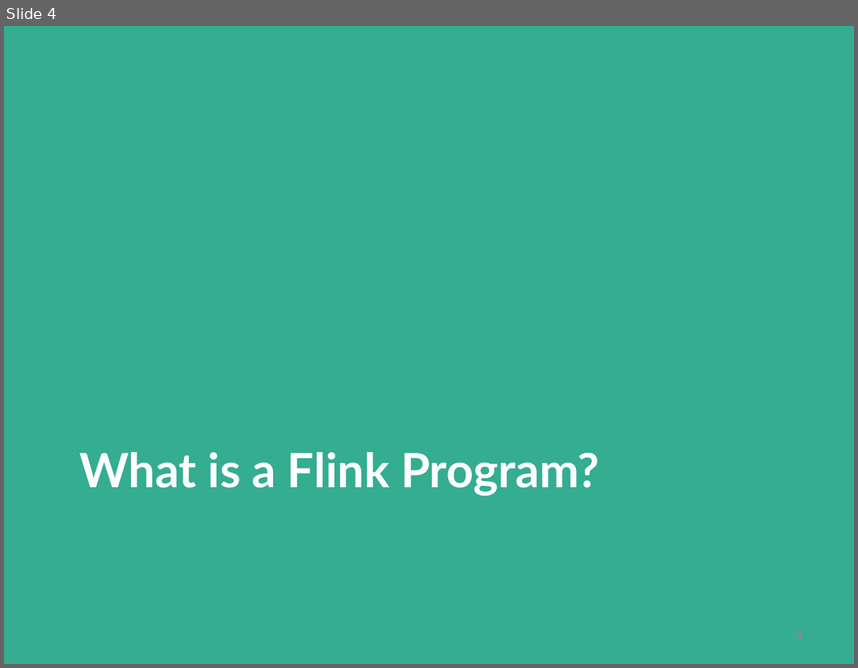
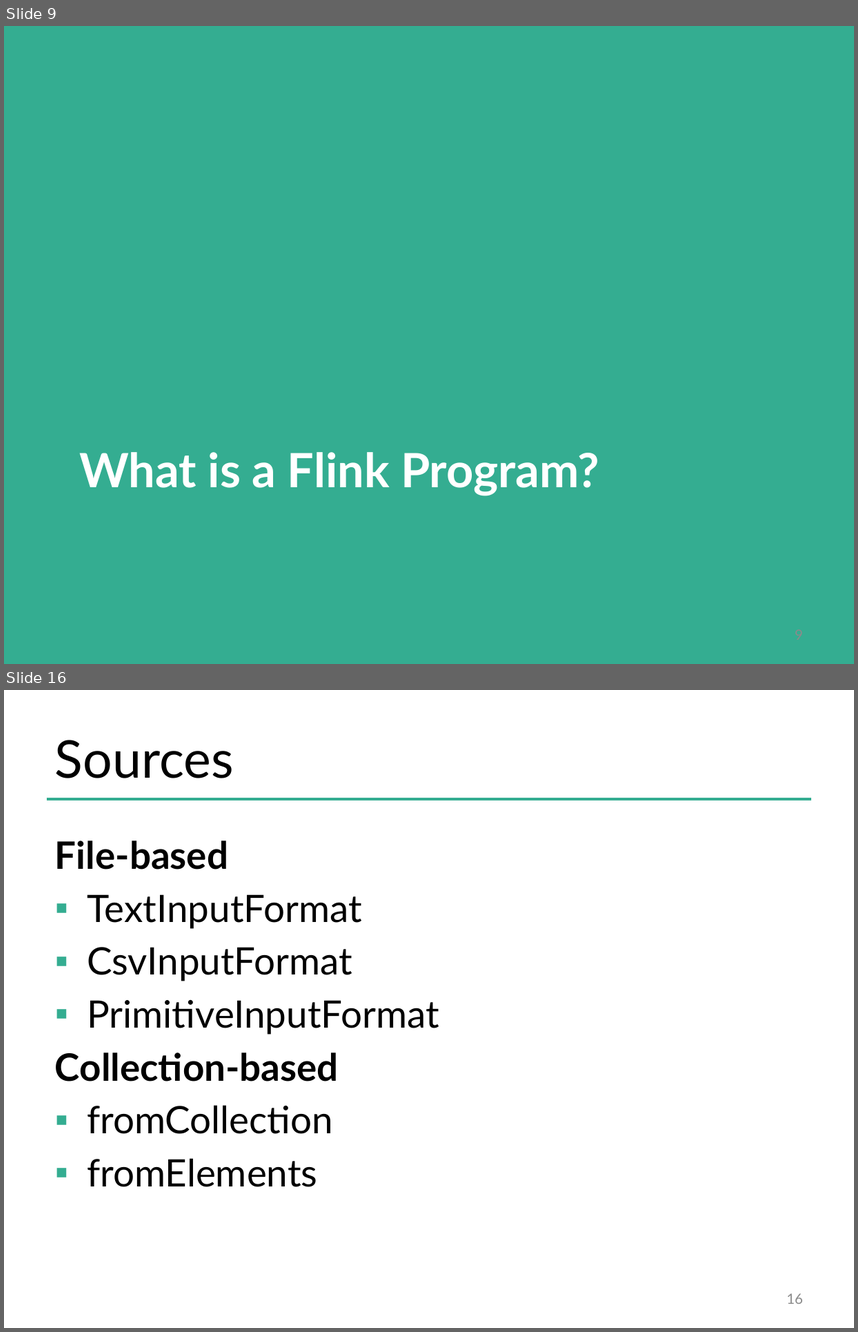
Before and after one commit to dataArtisans/flink-training-web, a slide deck: slides/flink_overview.pptx. Shown one above the other, each under a label of ours: slide 4 before the commit, slides 9 and 16 after it; the slides between them are not shown. The pictures are 858x668 and 858x1332 pixels, drawn with LibreOffice and Linux fonts; fonts in the diff are those of the drawing; background and template pictures are left out. Boxes give left, top, right and bottom in pixels: in the first picture for what was removed or moved away, otherwise in the second. Text is boxed around its words. In the diff, an @@ line names an element or a change of style, - is before the commit and + after.

```diff
--- a/slides/flink_overview.pptx
+++ b/slides/flink_overview.pptx
@@ slide 16 added at bbox=[4, 690, 854, 1328], background #FFFFFF @@
@@ title added at bbox=[55, 740, 234, 778], 44 pt, text #000000 @@
+Sources
@@ line added from (47, 799) to (811, 799), #34AD91 2 pt @@
@@ text added at bbox=[55, 840, 439, 1187], 32 pt, text #000000 @@
+File-based
+▪ TextInputFormat
+▪ CsvInputFormat
+▪ PrimitiveInputFormat
+Collection-based
+▪ fromCollection
+▪ fromElements
@@ page number added at bbox=[786, 1293, 803, 1303], 12 pt, text #8C8C8C @@
+16
@@ what was slide 4 is now slide 9 @@
```
Also in this commit, not shown: 3 slides changed, 29 other slides added, 1 slide removed.
